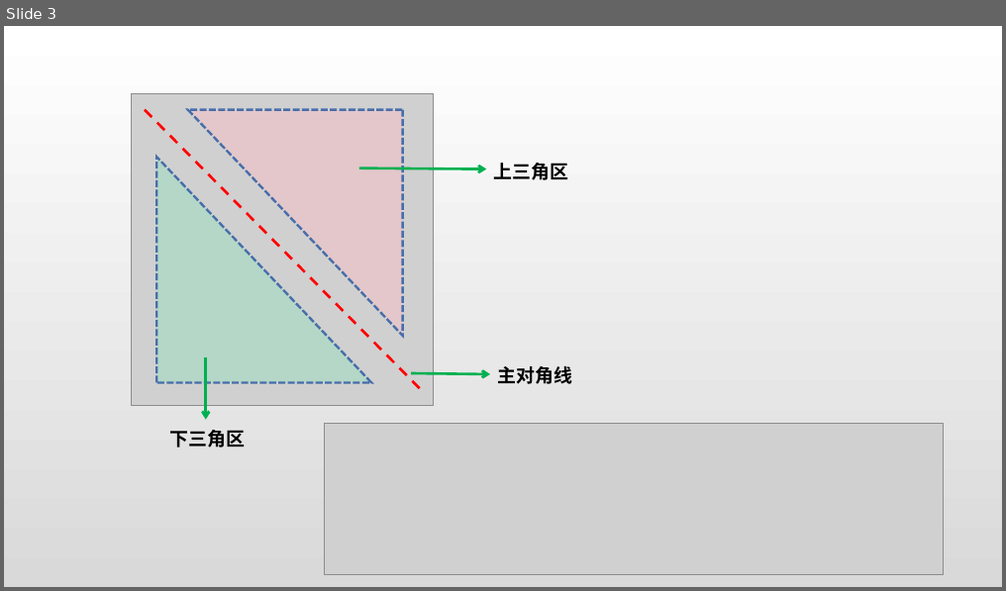
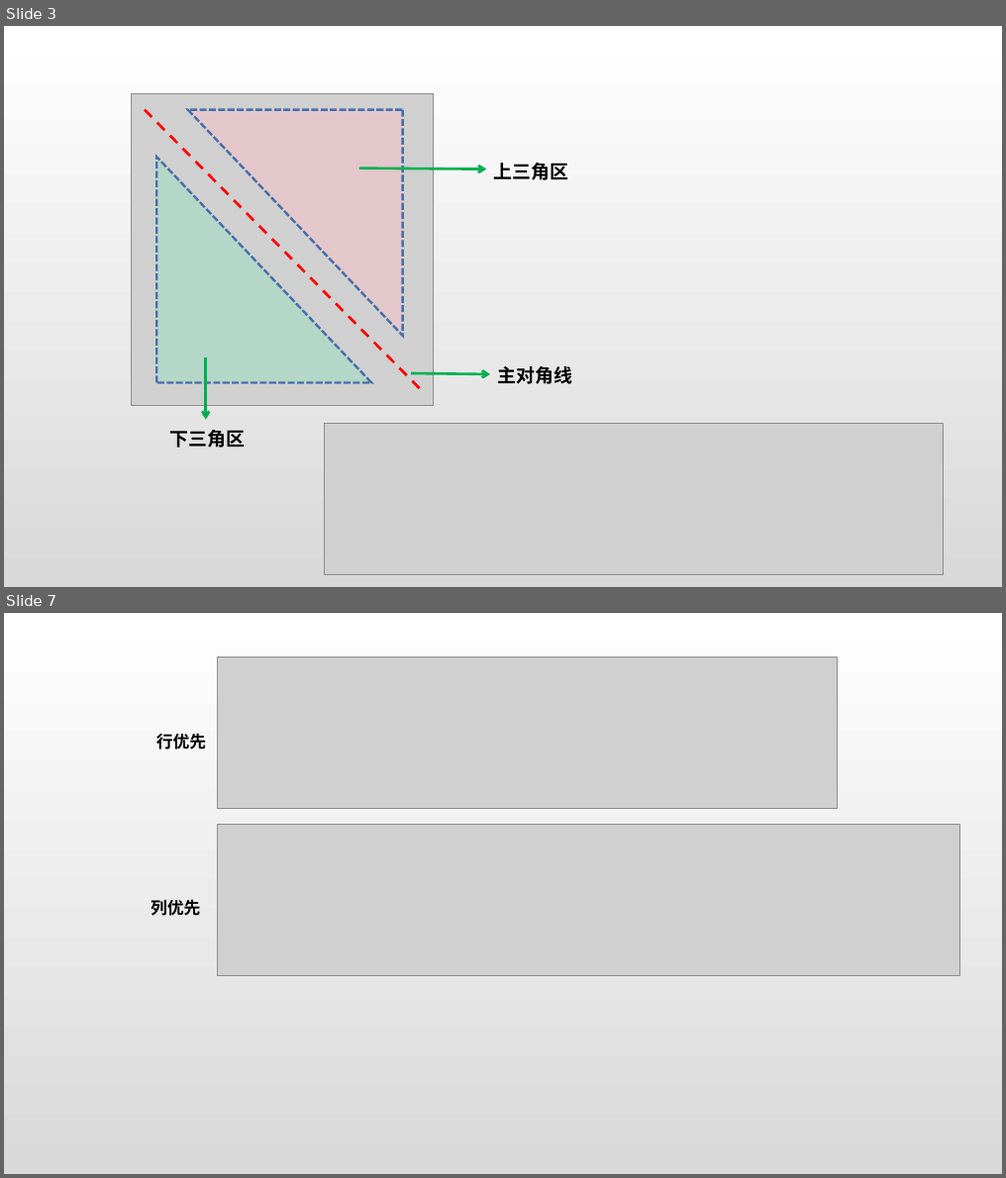
Before and after one commit to jk2020214154/Data_Structure_Code, a slide deck: 第三章 栈、队列和数组/3.4 数组和特殊矩阵/数组与稀疏矩阵.pptx. Shown one above the other, each under a label of ours: slide 3 before the commit, slides 3 and 7 after it; the slides between them are not shown. The pictures are 1006x591 and 1006x1178 pixels, drawn with LibreOffice and Linux fonts; fonts in the diff are those of the drawing; grey boxes stand for pictures. Boxes give left, top, right and bottom in pixels: in the first picture for what was removed or moved away, otherwise in the second. Text is boxed around its words. In the diff, an @@ line names an element or a change of style, - is before the commit and + after.

```diff
--- a/第三章 栈、队列和数组/3.4 数组和特殊矩阵/数组与稀疏矩阵.pptx
+++ b/第三章 栈、队列和数组/3.4 数组和特殊矩阵/数组与稀疏矩阵.pptx
@@ slide 7 added at (4,613,1002,1174), background gradient #FFFFFF to #D9D9D9 @@
@@ picture added at (218,657,838,808) @@
@@ text added at (156,733,206,750), 16 pt, text #000000, bold @@
+行优先
@@ picture added at (218,825,960,977) @@
@@ text added at (151,899,200,916), 16 pt, text #000000, bold @@
+列优先
```
Also in this commit, not shown: 4 other slides added, 9 other files.
